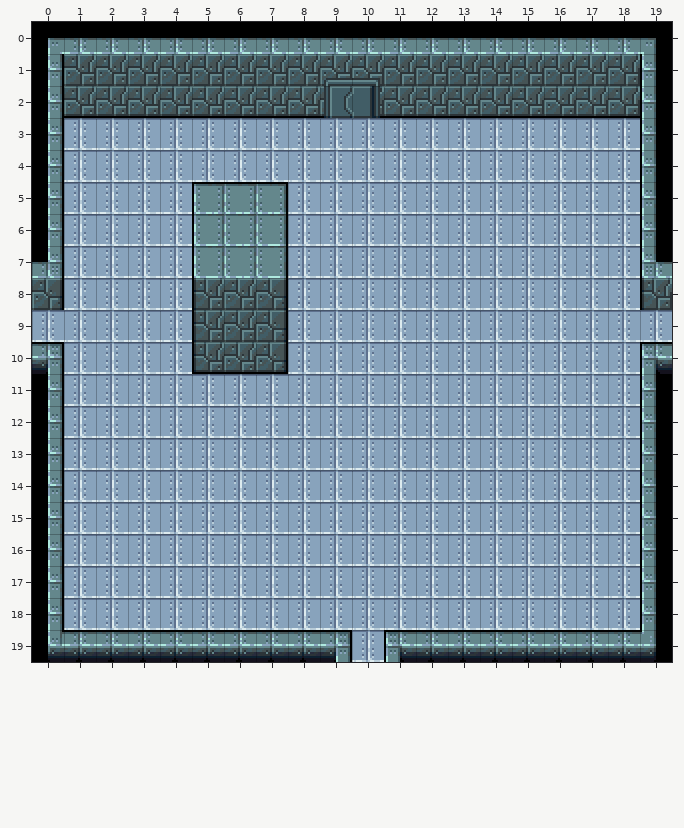
Tiled map, stored at assets/TiledMap/map/square.tmx. This is how it looked before the edit.
Cells are 16x16 px. Shown: x 0..19, y 0..19. Layer "pillar2" is drawn 128,64 px off the grid.
The result:
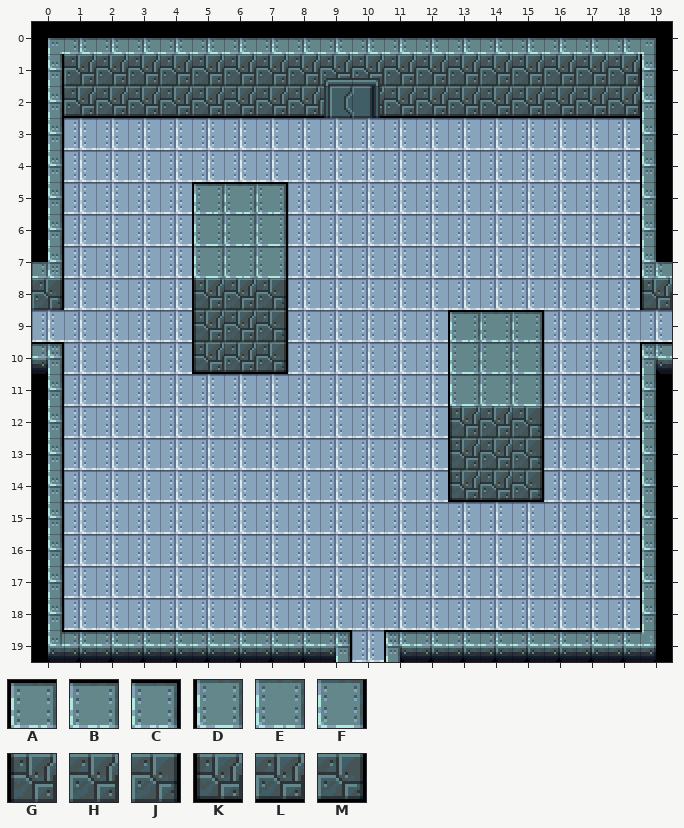
Key: from "Set_E_TechFortress2": A 5, B 6, C 7, D 21, E 22, F 23, G 69, H 70, J 71, K 85, L 86, M 87.
_ is an empty cell.
Tiles of an added or newly shown layer are drawn over the layers below it.
The edit:
Layer "pillar2" (added):
y 5: x 5..7 ___ -> ABC
y 6..7: x 5..7 ___ -> DEF
y 8..9: x 5..7 ___ -> GHJ
y 10: x 5..7 ___ -> KLM
Changed places in both pictures, as pixel boxes (x1, y1, x2, y2):
added: (448, 310, 544, 502)
